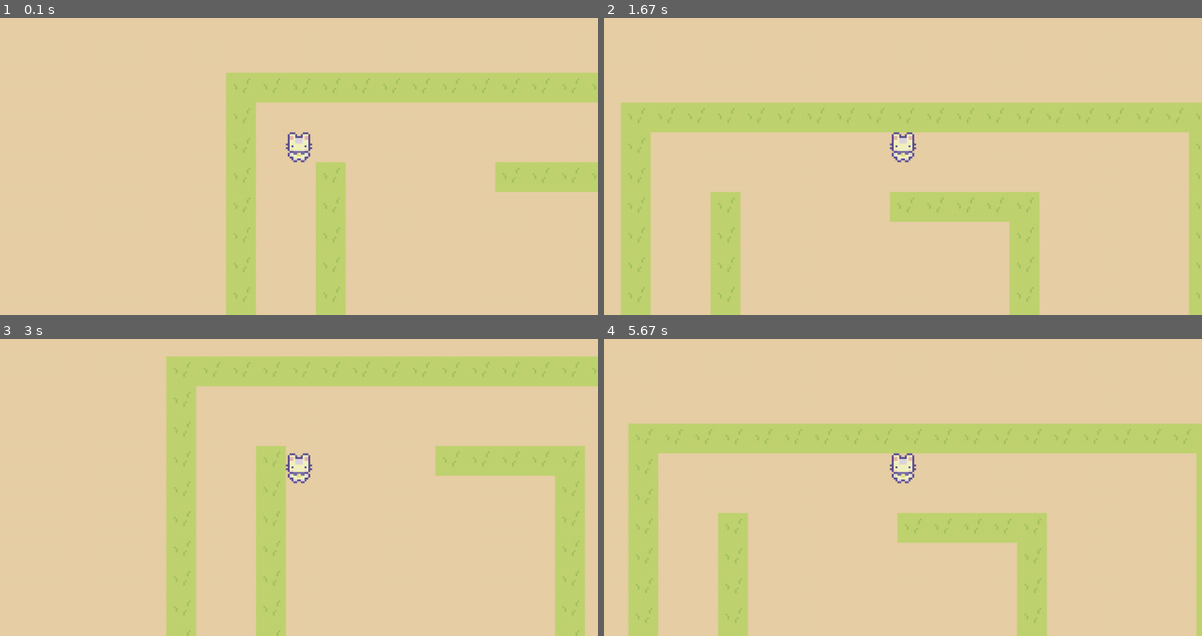
Above: before the commit, frames 1-4 (two rows, left to right).
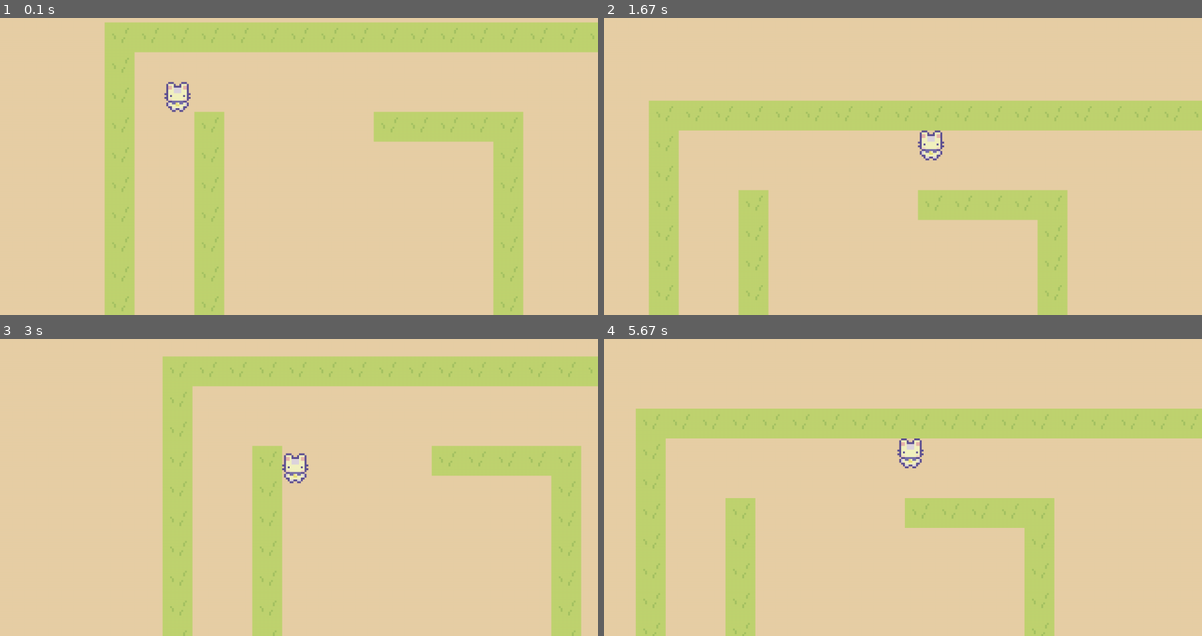
Above: after the commit, the same moments.

Repository: SushiOnToast/pygame-community-spring-jam-2025
Game: pygame game, started from code/main.py
Two runs of this game, one before a commit and one after it. Both use one fixed random seed, a clock stepped at 60 frames per second and the inputs below.
Inputs:
- Up to frame 1 (0.1 s): no input
- Up to frame 2 (1.67 s): hold D 0.33-0.8 s; hold W 0.83-1.13 s; hold D 1.17-1.63 s
- Up to frame 3 (3 s): hold A 1.67-2.2 s; hold S 2.23-2.53 s; hold A 2.57-2.97 s
- Up to frame 4 (5.67 s): hold W 3-3.37 s; hold D 3.4-4.03 s; hold S 4.07-4.43 s; hold A 4.47-4.93 s; hold D 4.97-5.43 s; hold W from 5.47 s (still down)

The runs differ from the first frame. In frame 1, 36% of the frame differs, in the area x 17-100%, y 1-100%; in frame 2, 18%; in frame 3, 3.6%; in frame 4, 17%.

Commit message:
add smooth camera follow feature

Diff:
--- a/code/level.py
+++ b/code/level.py
@@ -33,18 +33,26 @@
 class YSortCameraGroup(pygame.sprite.Group):
     def __init__(self, surface):
         super().__init__()
-
         self.display_surface = surface
         self.half_width = self.display_surface.get_size()[0] // 2
         self.half_height = self.display_surface.get_size()[1] // 2
         self.offset = pygame.math.Vector2()
 
+        # Add these new variables for smooth camera
+        self.camera_target = pygame.math.Vector2()
+        self.camera_speed = 0.1
+
     def custom_draw(self, player):
+        # Update camera target position
+        target_x = player.rect.centerx - self.half_width
+        target_y = player.rect.centery - self.half_height
+        self.camera_target = pygame.math.Vector2(target_x, target_y)
 
-        # getting the offset
-        self.offset.x = player.rect.centerx - self.half_width
-        self.offset.y = player.rect.centery - self.half_height
+        # Smoothly move camera to target (lerp)
+        self.offset.x += (self.camera_target.x - self.offset.x) * self.camera_speed
+        self.offset.y += (self.camera_target.y - self.offset.y) * self.camera_speed
 
+        # Draw all sprites with smooth offset
         for sprite in sorted(self.sprites(), key=lambda sprite: sprite.rect.centery):
             offset_position = sprite.rect.topleft - self.offset
             self.display_surface.blit(sprite.image, offset_position)
